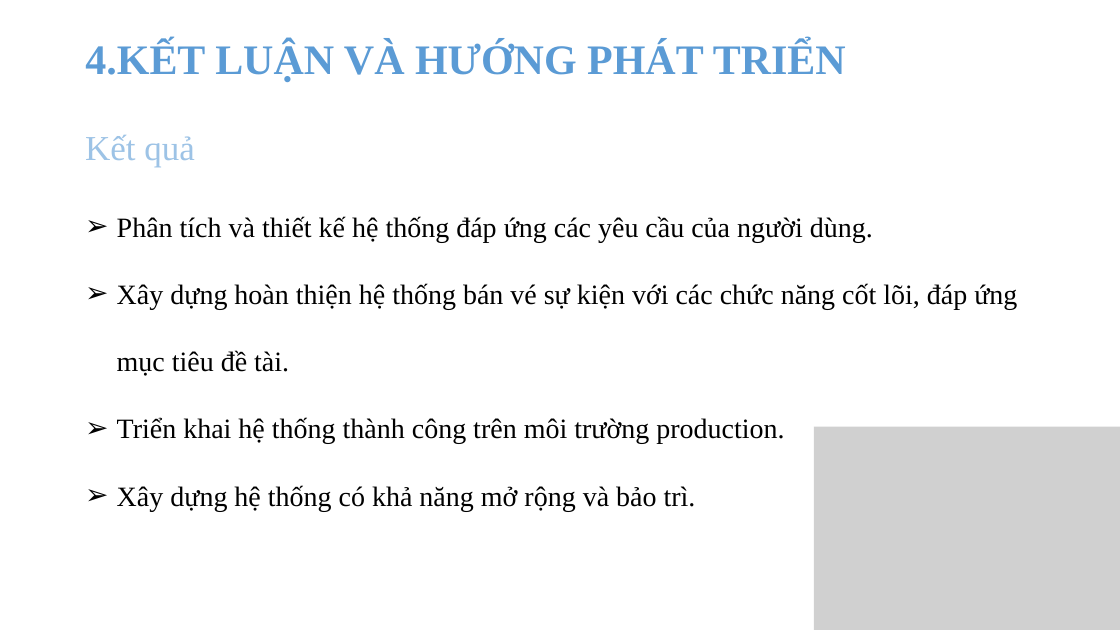
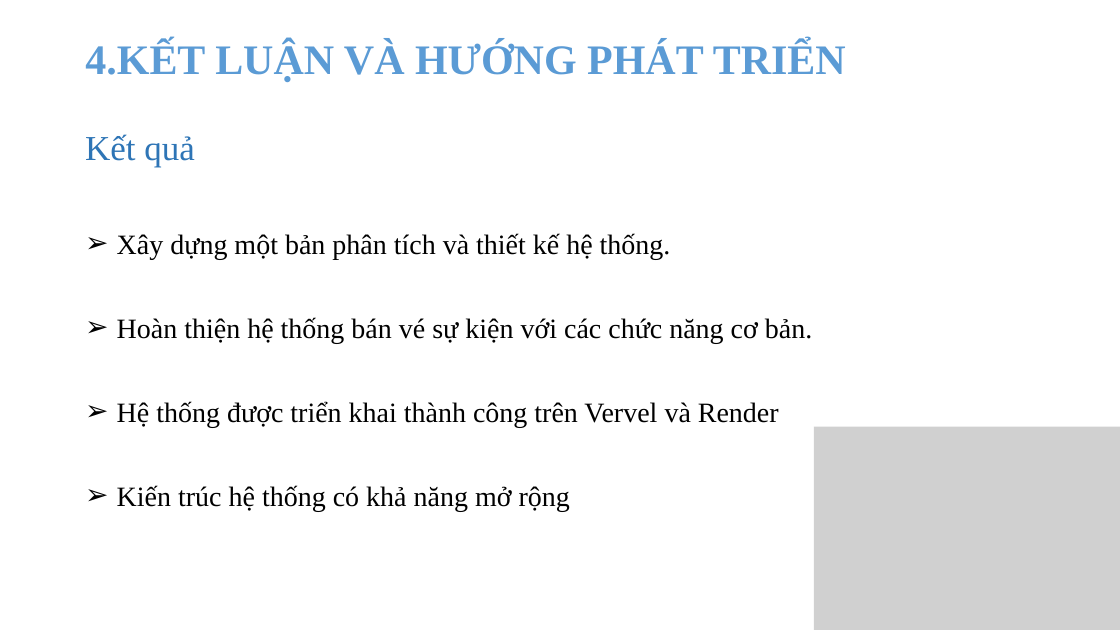
Before and after one commit to thuanvo2405/Ticket_Booking_App, a slide deck: slide 8 of SlideBaoVe.pptx. Drawn at 1120x630 pixels with LibreOffice and Linux fonts; fonts in the diff are those of the drawing; grey boxes stand for pictures. Boxes give left, top, right and bottom in pixels: in the first picture for what was removed or moved away, otherwise in the second. Text is boxed around its words. In the diff, an @@ line names an element or a change of style, - is before the commit and + after.

```diff
--- a/SlideBaoVe.pptx
+++ b/SlideBaoVe.pptx
@@ text "Kết quả" at [85,134,194,168]: text colour #9DC3E6 to #2E75B6 @@
@@ text at [117,233,812,511]: text changed @@
-➢ Phân tích và thiết kế hệ thống đáp ứng các yêu cầu của người dùng.
-➢ Xây dựng hoàn thiện hệ thống bán vé sự kiện với các chức năng cốt lõi, đáp ứng mục tiêu đề tài.
-➢ Triển khai hệ thống thành công trên môi trường production.
-➢ Xây dựng hệ thống có khả năng mở rộng và bảo trì.
+➢ Xây dựng một bản phân tích và thiết kế hệ thống.
+➢ Hoàn thiện hệ thống bán vé sự kiện với các chức năng cơ bản.
+➢ Hệ thống được triển khai thành công trên Vervel và Render
+➢ Kiến trúc hệ thống có khả năng mở rộng
```
Also in this commit, not shown: 5 other slides changed, 5 other files.
